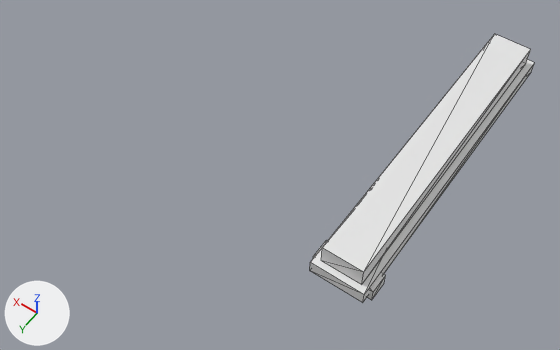
The glTF model growa_greenhouse_glb_library/substrate-gutter.glb as it was, and as the next commit left it.
One viewpoint serves both versions: a 50 mm lens placed at (-0.92, 1.77, 3.48), pointed at (0.74, -0.55, -0.17). The lights are fixed; the arrows at lower left show +X, +Y and +Z. The first picture is the older version. Mesh edges are drawn as thin lines. Materials are left out; every surface is plain grey. Where no turn or scale is listed for an object, it has been applied to the vertices.

Names of what the first picture shows: 'rockwool_slab', 'substrate_gutter' and 1 more.
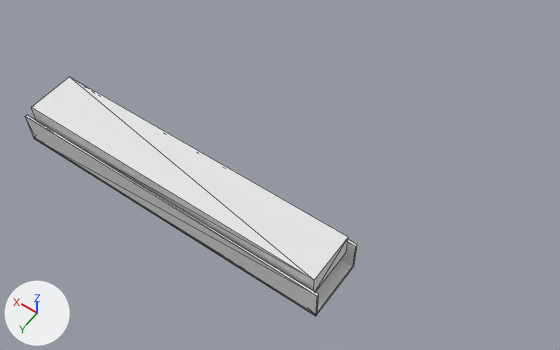
Patch to the scene script:
```diff
--- a/growa_greenhouse_glb_library/substrate-gutter.glb.py
+++ b/growa_greenhouse_glb_library/substrate-gutter.glb.py
@@ me_rockwool_slab @@
 # used by ob_rockwool_slab; location = (0.0, 0.0, 0.0)
-me_rockwool_slab.from_pydata(...)  # 8 vertices, 12 faces; spans x -0.12..0.12, y -1.96..-0.04, z 0.12..0.24
+me_rockwool_slab.from_pydata(...)  # 8 vertices, 12 faces; spans x 0.04..1.96, y -0.15..0.15, z 0.13..0.27
+# me_rockwool_slab part 1: the whole mesh is scaled about its middle by (8, 0.156, 1.17), then moved by (1.0, 1.0, 0.02)
@@ me_substrate_gutter_lip_right @@
+me_substrate_gutter_lip_right.from_pydata([(0.0, -0.17, 0.0), (0.0, -0.18, 0.0), (0.0, -0.17, 0.2), (0.0, -0.18, 0.2), (2.0, -0.17, 0.0), (2.0, -0.18, 0.0), (2.0, -0.17, 0.2), (2.0, -0.18, 0.2)], [], [(1, 3, 0), (4, 1, 0), (0, 3, 2), (2, 4, 0), (1, 7, 3), (5, 1, 4), (5, 7, 1), (3, 7, 2), (6, 4, 2), (2, 7, 6), (6, 5, 4), (7, 5, 6)])
@@ me_substrate_gutter_lip_left @@
+me_substrate_gutter_lip_left.from_pydata([(0.0, 0.18, 0.0), (0.0, 0.17, 0.0), (0.0, 0.18, 0.2), (0.0, 0.17, 0.2), (2.0, 0.18, 0.0), (2.0, 0.17, 0.0), (2.0, 0.18, 0.2), (2.0, 0.17, 0.2)], [], [(1, 3, 0), (4, 1, 0), (0, 3, 2), (2, 4, 0), (1, 7, 3), (5, 1, 4), (5, 7, 1), (3, 7, 2), (6, 4, 2), (2, 7, 6), (6, 5, 4), (7, 5, 6)])
@@ me_substrate_gutter_base @@
+me_substrate_gutter_base.from_pydata([(0.0, 0.18, 0.0), (0.0, -0.18, 0.0), (0.0, 0.18, 0.01), (0.0, -0.18, 0.01), (2.0, 0.18, 0.0), (2.0, -0.18, 0.0), (2.0, 0.18, 0.01), (2.0, -0.18, 0.01)], [], [(1, 3, 0), (4, 1, 0), (0, 3, 2), (2, 4, 0), (1, 7, 3), (5, 1, 4), (5, 7, 1), (3, 7, 2), (6, 4, 2), (2, 7, 6), (6, 5, 4), (7, 5, 6)])
@@ ob_substrate_gutter @@
-ob_substrate_gutter = bpy.data.objects.new('substrate_gutter', me_substrate_gutter)
-ob_substrate_gutter.location = (0.0, 0.0, 0.0)
@@ ob_substrate_gutter_lip_right @@
+ob_substrate_gutter_lip_right = bpy.data.objects.new('substrate_gutter_lip_right', me_substrate_gutter_lip_right)
+ob_substrate_gutter_lip_right.location = (0.0, 0.0, 0.0)
@@ ob_substrate_gutter_lip_left @@
+ob_substrate_gutter_lip_left = bpy.data.objects.new('substrate_gutter_lip_left', me_substrate_gutter_lip_left)
+ob_substrate_gutter_lip_left.location = (0.0, 0.0, 0.0)
@@ ob_substrate_gutter_base @@
+ob_substrate_gutter_base = bpy.data.objects.new('substrate_gutter_base', me_substrate_gutter_base)
+ob_substrate_gutter_base.location = (0.0, 0.0, 0.0)
```

Boxes [x1, y1, x2, y2] around the edits, measured in the pictures (560 x 350 px):
'rockwool_slab', moved, rescaled (51% wider, 14% shorter): before [321, 34, 531, 285]; after [31, 77, 348, 292]
'substrate_gutter_lip_left', added: after [26, 115, 319, 316]
'substrate_gutter', deleted: before [310, 42, 534, 303]
'substrate_gutter_base', added: after [38, 141, 354, 315]
'substrate_gutter_lip_right', added: after [342, 240, 357, 266]
